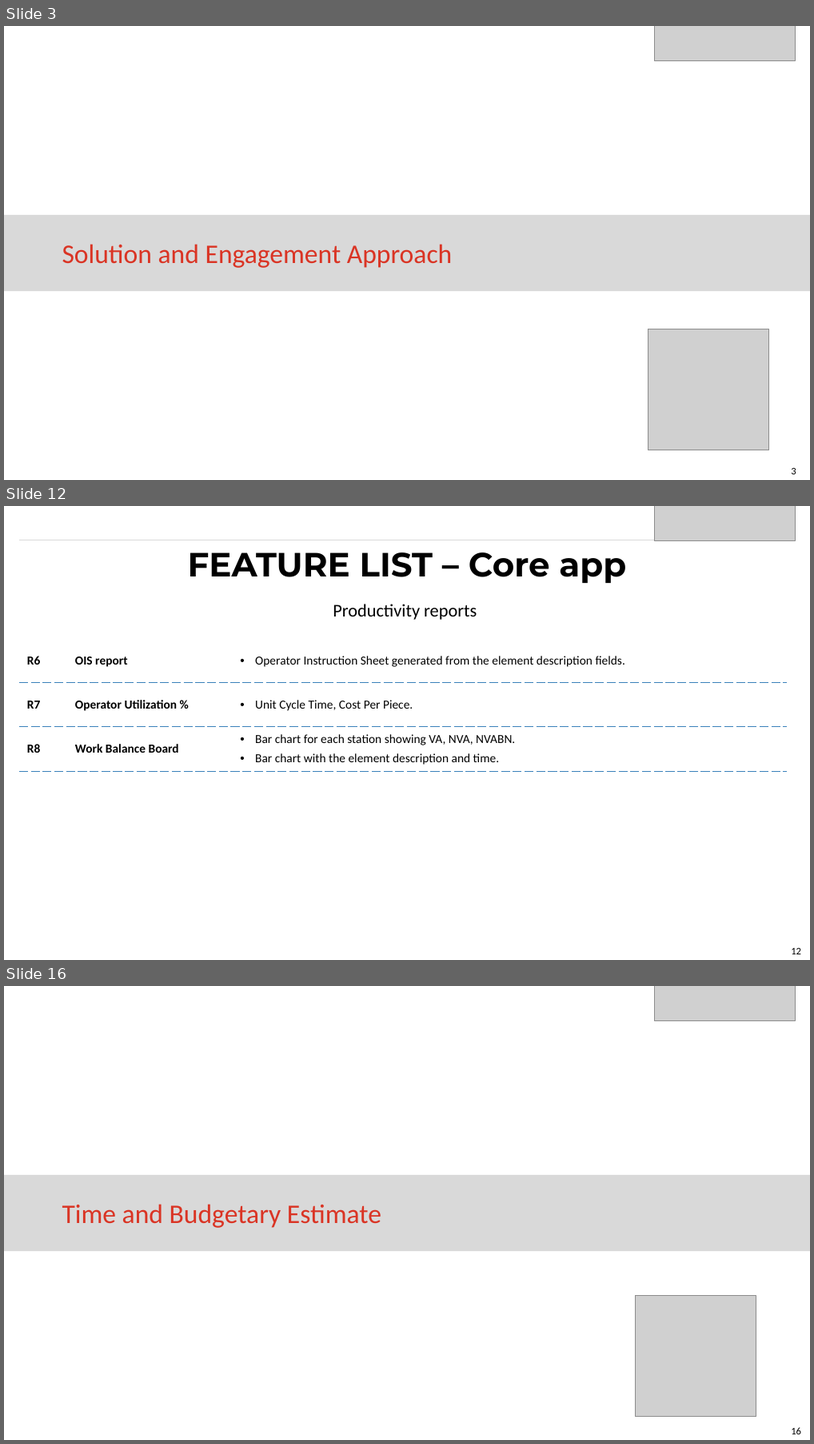
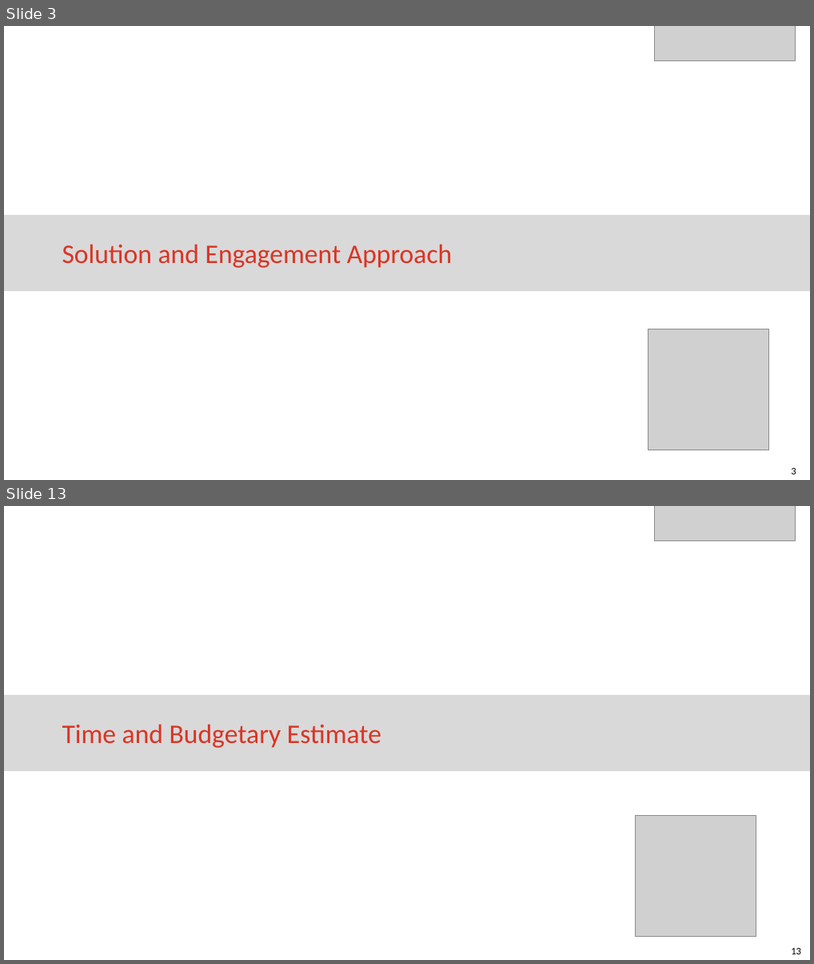
Before and after one commit to eaitbrahim/AltechEnclosures, a slide deck: Code Gate Proposal to Altech for Enclosures App.pptx. Shown one above the other, each under a label of ours: slides 3, 12 and 16 before the commit, slides 3 and 13 after it; the slides between them are not shown. The pictures are 814x1444 and 814x964 pixels, drawn with LibreOffice and Linux fonts; fonts in the diff are those of the drawing; grey boxes stand for pictures. Boxes give left, top, right and bottom in pixels: in the first picture for what was removed or moved away, otherwise in the second. Text is boxed around its words. In the diff, an @@ line names an element or a change of style, - is before the commit and + after.

```diff
--- a/Code Gate Proposal to Altech for Enclosures App.pptx
+++ b/Code Gate Proposal to Altech for Enclosures App.pptx
@@ slide 12 removed at [4,506,810,960], background #FFFFFF; not listed: 1 template element that a slide beside it also shows @@
@@ picture removed at [654,506,796,540] @@
@@ line removed from (19, 540) to (795, 540) @@
@@ title removed at [188,552,626,583] @@
-FEATURE LIST – Core app
@@ text removed at [333,604,477,620] @@
-Productivity reports
@@ table removed at [19,639,789,772], 3 rows, 3 columns @@
-R6 | OIS report | Operator Instruction Sheet generated from the element description fields.
-R7 | Operator Utilization % | Unit Cycle Time, Cost Per Piece.
-R8 | Work Balance Board | Bar chart for each station showing VA, NVA, NVABN. / Bar chart with the element description and time.
@@ what was slide 16 is now slide 13 @@
@@ page number at [791,948,802,954]: text changed @@
-16
+13
```
Also in this commit, not shown: 6 slides changed, 7 slides added, 9 other slides removed.
